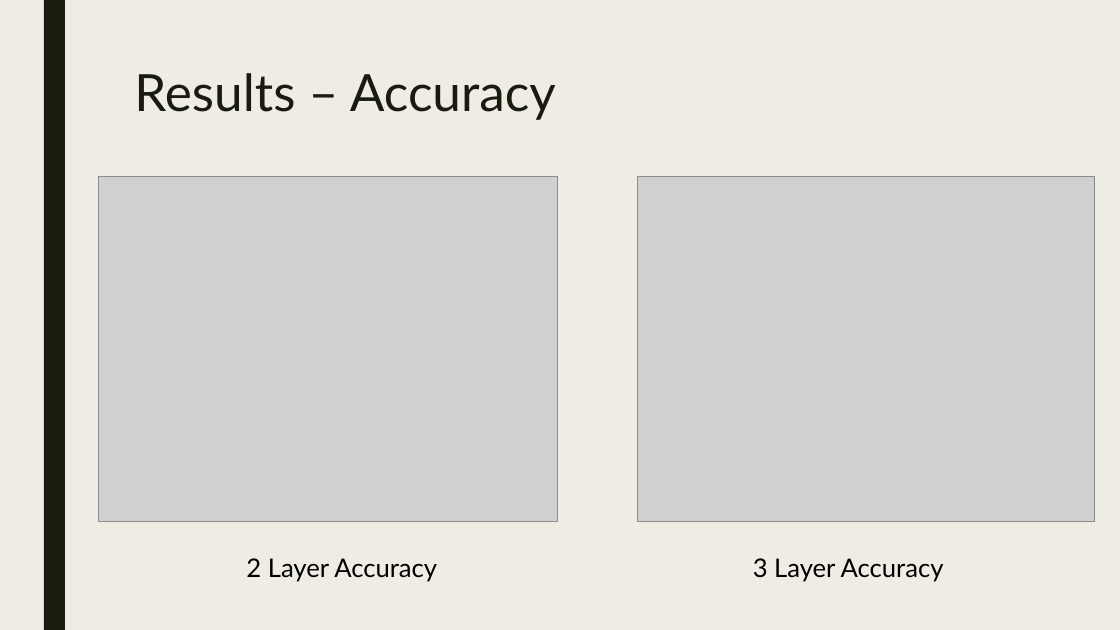
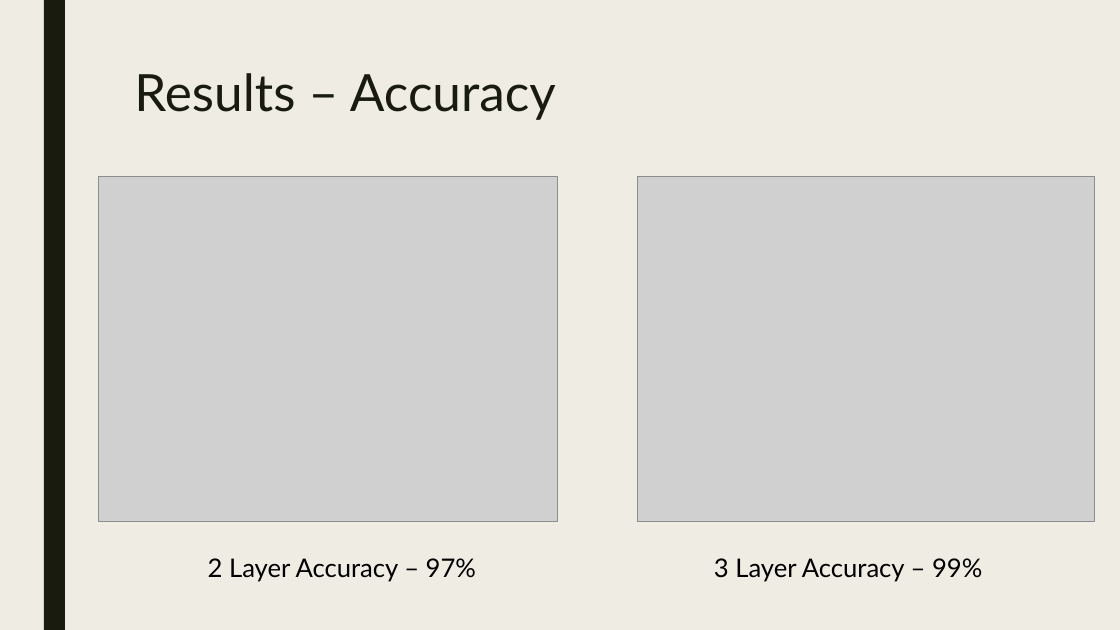
Before and after one commit to htappa/CNN-ImageClassification, a slide deck: slide 9 of Final-Group-Presentation/Group4ProjectPresentation.pptx. Drawn at 1120x630 pixels with LibreOffice and Linux fonts; fonts in the diff are those of the drawing; grey boxes stand for pictures. Boxes give left, top, right and bottom in pixels: in the first picture for what was removed or moved away, otherwise in the second. Text is boxed around its words. In the diff, an @@ line names an element or a change of style, - is before the commit and + after.

```diff
--- a/Final-Group-Presentation/Group4ProjectPresentation.pptx
+++ b/Final-Group-Presentation/Group4ProjectPresentation.pptx
@@ text at [208, 558, 476, 582]: text changed @@
-2 Layer Accuracy
+2 Layer Accuracy – 97%
@@ text at [714, 558, 982, 582]: text changed @@
-3 Layer Accuracy
+3 Layer Accuracy – 99%
```
Also in this commit, not shown: 1 slide added, 3 other files.
